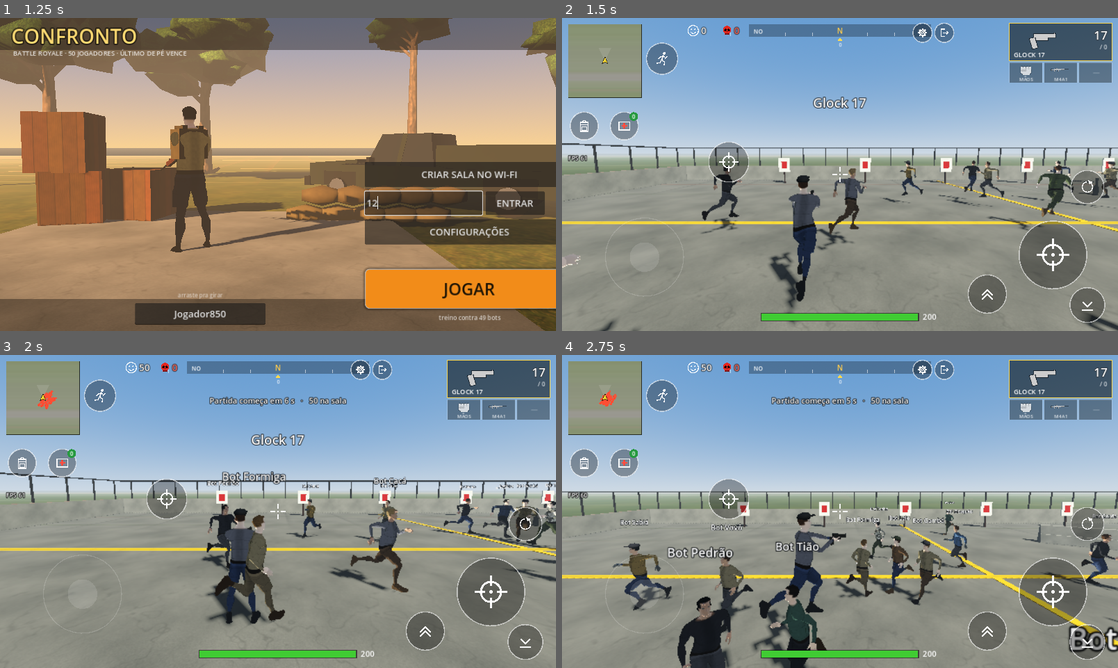
Above: before the commit, frames 1-4 (two rows, left to right).
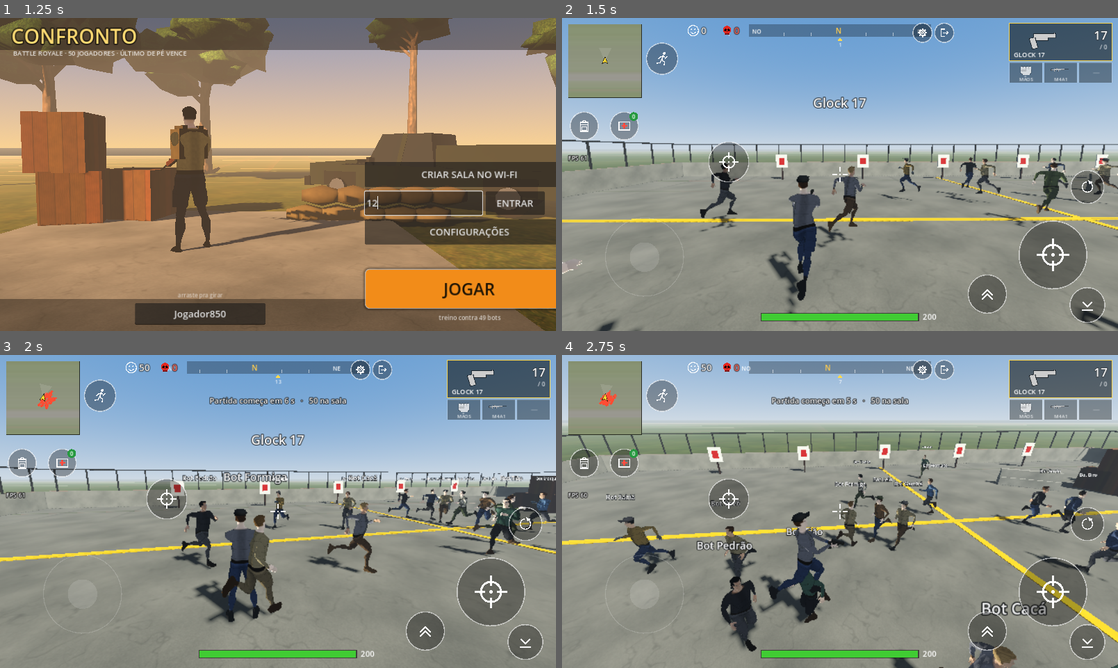
Above: after the commit, the same moments.

Repository: RenanSantosF/Game
Game: Godot game, scene res://main.tscn
The game is run twice, just before and just after one commit, with the same random seed, the same clock (stepped at 60 frames per second) and the same inputs.
Inputs (mouse positions are in pixels of both pictures, inside the frame that each line leads up to):
- Up to frame 1 (1.25 s): click (422, 202) at 0.52 s; type "12" at 0.6 s
- Up to frame 2 (1.5 s): click "JOGAR" at 1.25 s
- Up to frame 3 (2 s): no input
- Up to frame 4 (2.75 s): tap Enter at 2 s; move the mouse to (962, 495) at 2.02 s; hold D from 2.03 s (still down); tap R at 2.1 s; click (962, 495) at 2.17 s; tap Space at 2.27 s

Frame 1 is identical in both runs. In frame 2, 11% of the frame differs, in the area x 0-100%, y 3-100%; in frame 3, 15%; in frame 4, 57%, in the area x 0-100%, y 0-100%.

Commit message:
Mira gruda bem mais e itens com brilho no lugar do anel
- Mira assistida: cone maior, puxão mais rápido ao atirar e ao tocar no tiro, acompanha quem corre;
  no modo "gruda sempre" também puxa de leve só olhando, quando a mira já está perto do inimigo
- Itens no chão brilham (borda acesa pulsando) na cor da raridade: nível 2 azul, nível 3 roxo,
  armas dourado, o resto branco fraco; tirado o anel

Co-Authored-By: Claude Opus 5.5 <noreply@anthropic.com>
Claude-Session: https://claude.ai/code/session_019y4tuguR5oe7omZbV1imRB

Diff:
--- a/scripts/main.gd
+++ b/scripts/main.gd
@@ -1326,7 +1326,7 @@
 			lp.bloom = maxf(lp.bloom - delta * 4.0, 0.0)
 		if _snap_t > 0.0:
 			_snap_t -= delta
-		if firing or _shot_pending or _snap_t > 0.0:
+		if firing or _shot_pending or _snap_t > 0.0 or (int(Cfg.get_v("aim_assist")) == 2 and lp.air == 0 and lp.car < 0):
 			_aim_assist(lp, w, delta)
 		if firing or _shot_pending:
 			_press_t += delta
@@ -1440,7 +1440,10 @@
 			if dist > minf(float(w["range"]), 120.0) or dist < 0.5:
 				continue
 			var ang := fwd.angle_to(d / dist)
-			var lim := clampf(atan2(3.4, dist), 0.045, 0.34)
+			var lim := clampf(atan2(5.5, dist), 0.08, 0.5)
+			# só olhando (sem atirar): puxa mais de leve e só quando a mira já está perto
+			if not hud.fire_held and not _shot_pending and _snap_t <= 0.0:
+				lim *= 0.45
 			if ang > lim or ang > best:
 				continue
 			var q := PhysicsRayQueryParameters3D.create(from, tp, 1)
@@ -1453,13 +1456,17 @@
 		return
 	# arrastar pra cima enquanto atira sobe a mira pra cabeça (capa)
 	var aimp := t.position + Vector3(0, t.head_y() + 0.12 if up_drag > 18.0 else t.head_y() - 0.4, 0)
+	# acompanha quem está correndo (mira um pouco à frente)
+	var tv: Vector3 = t.velocity if t.velocity.length() > 0.1 else (t.target_pos - t.position) * 10.0
+	aimp += Vector3(tv.x, 0, tv.z) * clampf(from.distance_to(aimp) / 300.0, 0.0, 0.15)
 	var dir := (aimp - from).normalized()
 	var wy := atan2(-dir.x, -dir.z)
 	var wp := asin(clampf(dir.y, -1.0, 1.0))
 	var firing: bool = hud.fire_held
-	var k := minf(1.0, (14.0 if up_drag > 18.0 else (11.0 if firing else 6.5)) * delta)
+	var passive := not firing and not _shot_pending and _snap_t <= 0.0
+	var k := minf(1.0, (22.0 if up_drag > 18.0 else (20.0 if firing else (5.0 if passive else 9.0))) * delta)
 	if _snap_t > 0.0:
-		k = minf(1.0, 30.0 * delta)
+		k = minf(1.0, 45.0 * delta)
 	cam_yaw_v = lerp_angle(cam_yaw_v, wy, k)
 	cam_pitch_v = lerpf(cam_pitch_v, wp, k)
 
--- a/scripts/weapons.gd
+++ b/scripts/weapons.gd
@@ -443,52 +443,38 @@
 	return mesh
 
 
-# anel discreto em volta do item no chão, na cor da raridade (ajuda a achar sem poluir)
-static func _ring(kind: String) -> MeshInstance3D:
+# brilho do item no chão na cor da raridade (nível 2 azul, 3 roxo, armas dourado, resto branco fraco)
+static var _glow_mats := {}
+
+
+static func glow_mat(kind: String) -> ShaderMaterial:
 	var lv := level_of(kind)
 	var col: Color = RARITY[lv] if lv >= 2 else Color(1, 1, 1)
+	var st := 1.25 if lv >= 2 else 0.5
 	if is_gun(kind):
-		col = Color(1.0, 0.75, 0.3)
-	col.a = 0.42 if lv >= 2 else (0.28 if is_gun(kind) else 0.16)
-	var key := "ring_" + col.to_html()
-	if not _cache.has(key):
-		var m := ArrayMesh.new()
-		var v := PackedVector3Array()
-		var seg := 24
-		for i in seg:
-			var a0 := TAU * i / seg
-			var a1 := TAU * (i + 1) / seg
-			var r0 := 0.3
-			var r1 := 0.325
-			var p00 := Vector3(cos(a0) * r0, 0, sin(a0) * r0)
-			var p01 := Vector3(cos(a1) * r0, 0, sin(a1) * r0)
-			var p10 := Vector3(cos(a0) * r1, 0, sin(a0) * r1)
-			var p11 := Vector3(cos(a1) * r1, 0, sin(a1) * r1)
-			v.append_array([p00, p11, p10, p00, p01, p11])
-		var arr := []
-		arr.resize(Mesh.ARRAY_MAX)
-		arr[Mesh.ARRAY_VERTEX] = v
-		m.add_surface_from_arrays(Mesh.PRIMITIVE_TRIANGLES, arr)
-		var mat := StandardMaterial3D.new()
-		mat.shading_mode = BaseMaterial3D.SHADING_MODE_UNSHADED
-		mat.transparency = BaseMaterial3D.TRANSPARENCY_ALPHA
-		mat.cull_mode = BaseMaterial3D.CULL_DISABLED
-		mat.albedo_color = col
-		m.surface_set_material(0, mat)
-		_cache[key] = m
-	var mi := MeshInstance3D.new()
-	mi.mesh = _cache[key]
-	mi.position.y = 0.02
-	mi.visibility_range_end = 30.0
-	mi.cast_shadow = GeometryInstance3D.SHADOW_CASTING_SETTING_OFF
-	return mi
+		col = Color(1.0, 0.72, 0.25)
+		st = 1.0
+	var key := col.to_html() + str(st)
+	if not _glow_mats.has(key):
+		var m := ShaderMaterial.new()
+		m.shader = load("res://shaders/item.gdshader")
+		m.set_shader_parameter("tex", U.atlas())
+		m.set_shader_parameter("glow", col)
+		m.set_shader_parameter("strength", st)
+		_glow_mats[key] = m
+	return _glow_mats[key]
+
+
+static func _apply_glow(n: Node, mat: ShaderMaterial) -> void:
+	if n is MeshInstance3D:
+		(n as MeshInstance3D).material_override = mat
+	for c in n.get_children():
+		_apply_glow(c, mat)
 
 
 # Modelo de item no chão (arma deitada, kit, colete, capacete, caixa)
-static func build_item(kind: String, ring := true) -> Node3D:
+static func build_item(kind: String, glow := true) -> Node3D:
 	var root := Node3D.new()
-	if kind != "box" and ring:
-		root.add_child(_ring(kind))
 	if is_gun(kind):
 		var g := build_model(kind)
 		g.rotation = Vector3(0, 0, PI / 2.0)
@@ -499,8 +485,12 @@
 			if c is MeshInstance3D:
 				c.visibility_range_end = 80.0
 				c.cast_shadow = GeometryInstance3D.SHADOW_CASTING_SETTING_OFF
+		if glow:
+			_apply_glow(root, glow_mat(kind))
 		return root
 	var mi := U.mesh(root, item_mesh(kind))
 	mi.visibility_range_end = 120.0 if kind == "box" else 80.0
 	mi.cast_shadow = GeometryInstance3D.SHADOW_CASTING_SETTING_OFF
+	if glow and kind != "box":
+		_apply_glow(root, glow_mat(kind))
 	return root
--- /dev/null
+++ b/shaders/item.gdshader
@@ -0,0 +1,25 @@
+shader_type spatial;
+render_mode diffuse_lambert, specular_schlick_ggx;
+
+// Item no chão: igual ao material do mundo, com um brilho suave pulsando na cor da raridade
+// (borda acesa + leve luz própria) pra achar o item sem poluir a tela.
+#include "res://shaders/atlas.gdshaderinc"
+uniform vec3 glow : source_color = vec3(1.0);
+uniform float strength = 0.6;
+
+varying float layer;
+
+void vertex() {
+	layer = UV2.x;
+	COLOR.rgb = pow(COLOR.rgb, vec3(2.2));
+}
+
+void fragment() {
+	vec3 t = atlas_sample(UV, layer);
+	ALBEDO = t * COLOR.rgb;
+	ROUGHNESS = 0.7;
+	SPECULAR = 0.4;
+	float pulse = 0.65 + 0.35 * sin(TIME * 3.0);
+	float rim = pow(1.0 - clamp(dot(NORMAL, VIEW), 0.0, 1.0), 2.0);
+	EMISSION = glow * (0.18 + rim * 1.1) * pulse * strength;
+}
